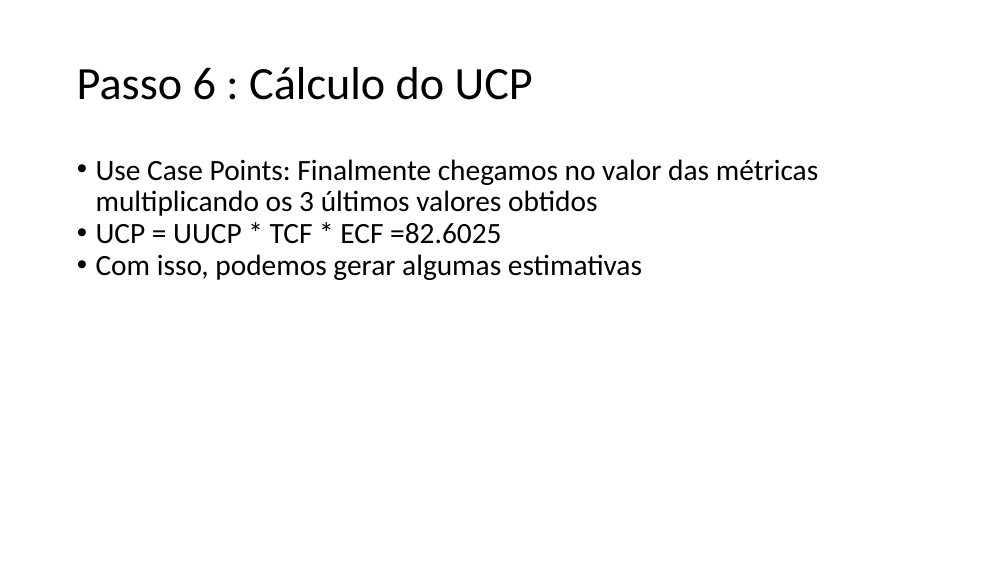
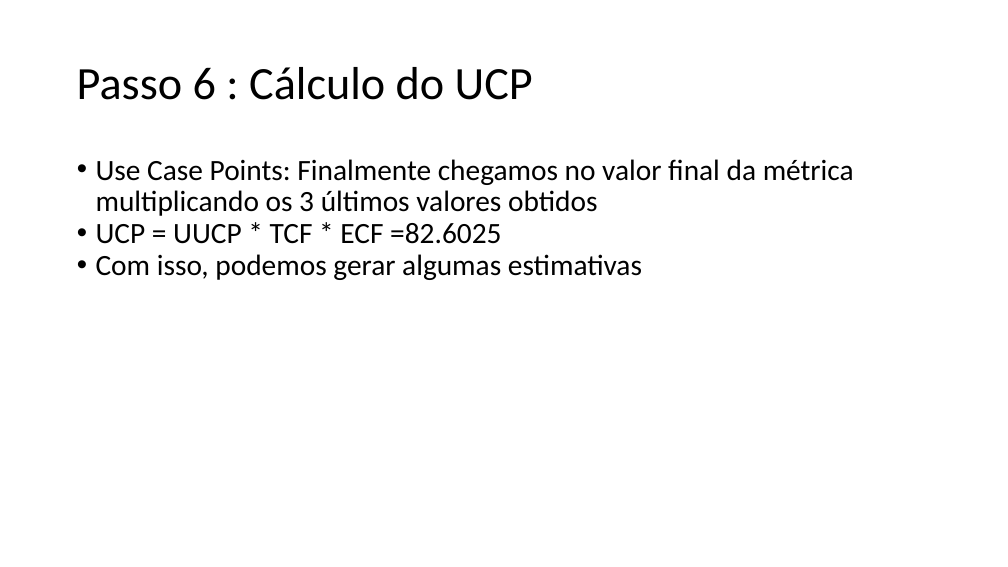
Before and after one commit to pedrolugao/EngSoft-2017.1-UFJF, a slide deck: slide 15 of Diagramas UML/Estimativas.pptx. Drawn at 1008x567 pixels with LibreOffice and Linux fonts; fonts in the diff are those of the drawing. Boxes give left, top, right and bottom in pixels: in the first picture for what was removed or moved away, otherwise in the second. Text is boxed around its words. In the diff, an @@ line names an element or a change of style, - is before the commit and + after.

```diff
--- a/Diagramas UML/Estimativas.pptx
+++ b/Diagramas UML/Estimativas.pptx
@@ text at box(96, 159, 854, 216): text changed @@
-• Use Case Points: Finalmente chegamos no valor das métricas multiplicando os 3 últimos valores obtidos
+• Use Case Points: Finalmente chegamos no valor final da métrica multiplicando os 3 últimos valores obtidos
```
Also in this commit, not shown: 4 other slides changed, 2 other files.
